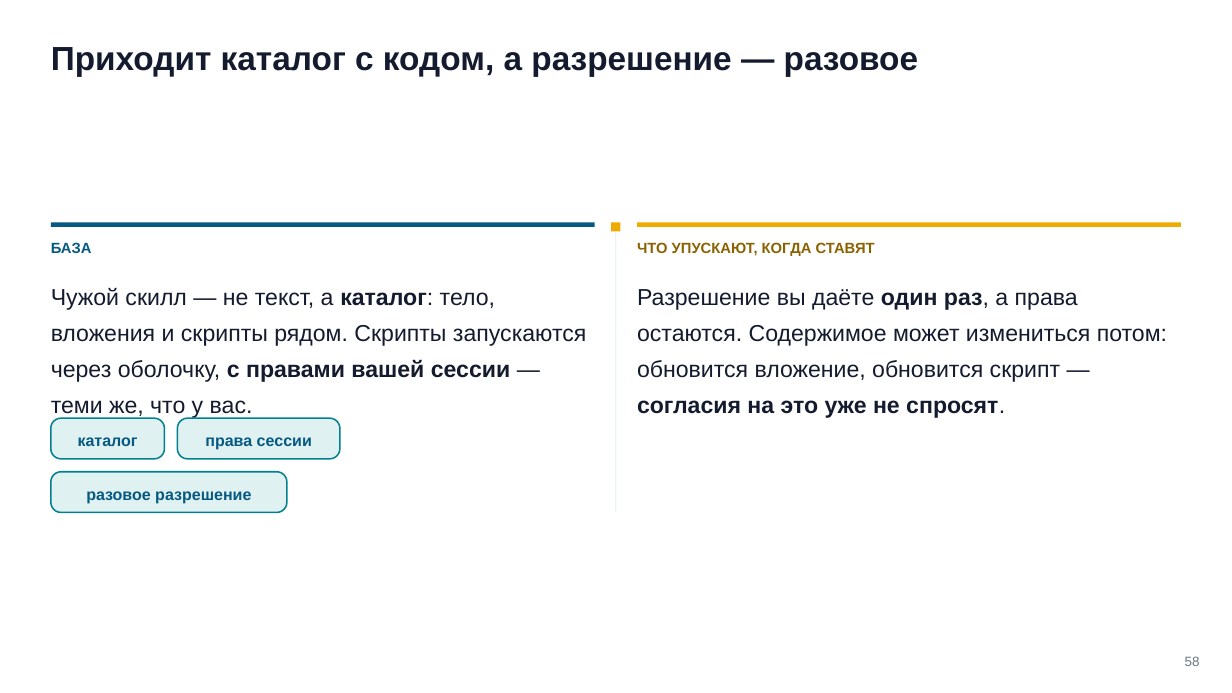
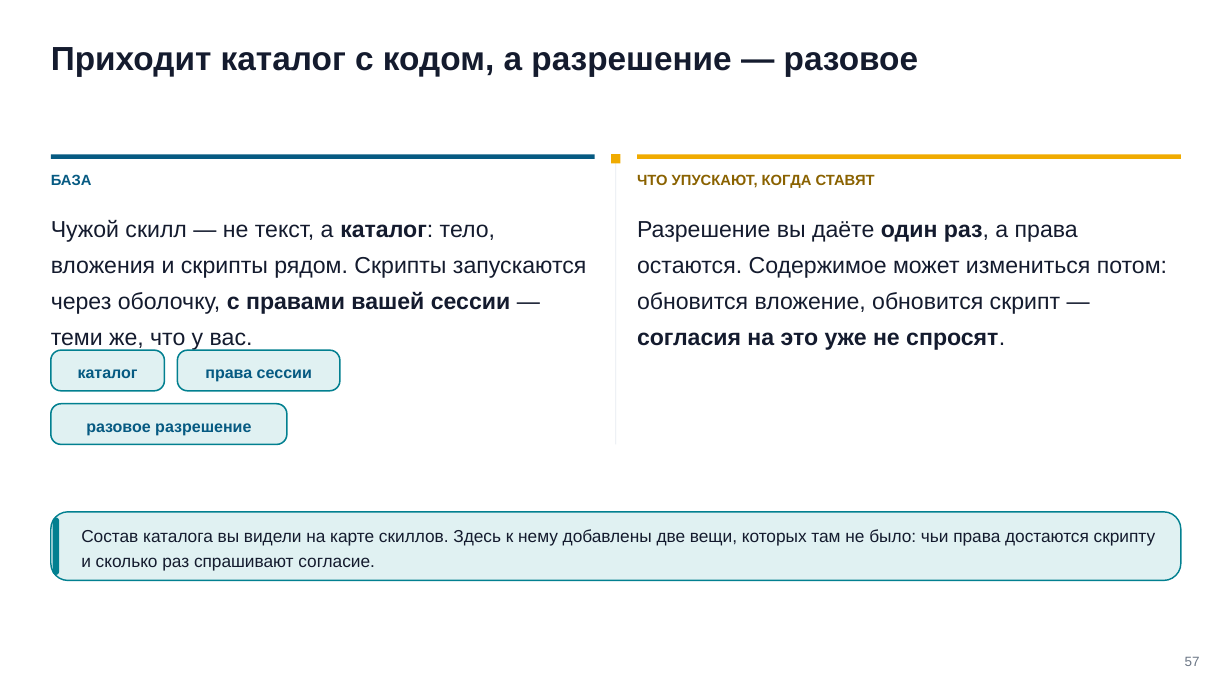
Before and after one commit to tellina-study/AI-usage-lessons, a slide deck: slide 57 of library/seminars/sem-05/rendered/sem-05.pptx (slide 58 before the commit). Drawn at 1232x693 pixels with LibreOffice and Linux fonts; fonts in the diff are those of the drawing. Boxes give left, top, right and bottom in pixels: in the first picture for what was removed or moved away, otherwise in the second. Text is boxed around its words. In the diff, an @@ line names an element or a change of style, - is before the commit and + after.

```diff
--- a/library/seminars/sem-05/rendered/sem-05.pptx
+++ b/library/seminars/sem-05/rendered/sem-05.pptx
@@ 7 texts, 4 rectangles, 3 rounded rectangles: place and size @@
-7 texts, 4 rectangles, 3 rounded rectangles at (51,223,1180,513)
+7 texts, 4 rectangles, 3 rounded rectangles at (51,154,1180,445)
@@ rounded rectangle added at (51,512,1181,580), fill #E0F1F2, outline #028090 1.1 pt @@
@@ rounded rectangle added at (53,518,59,575), fill #028090 @@
@@ text added at (81,529,1155,570), 13.5 pt, text #141B2E @@
+Состав каталога вы видели на карте скиллов. Здесь к нему добавлены две вещи, которых там не было: чьи права достаются скрипту и сколько раз спрашивают согласие.
@@ text at (1185,657,1200,666): text changed @@
-58
+57
```
Also in this commit, not shown: 39 other slides changed, 4 slides added, 5 slides removed, 27 other files.
